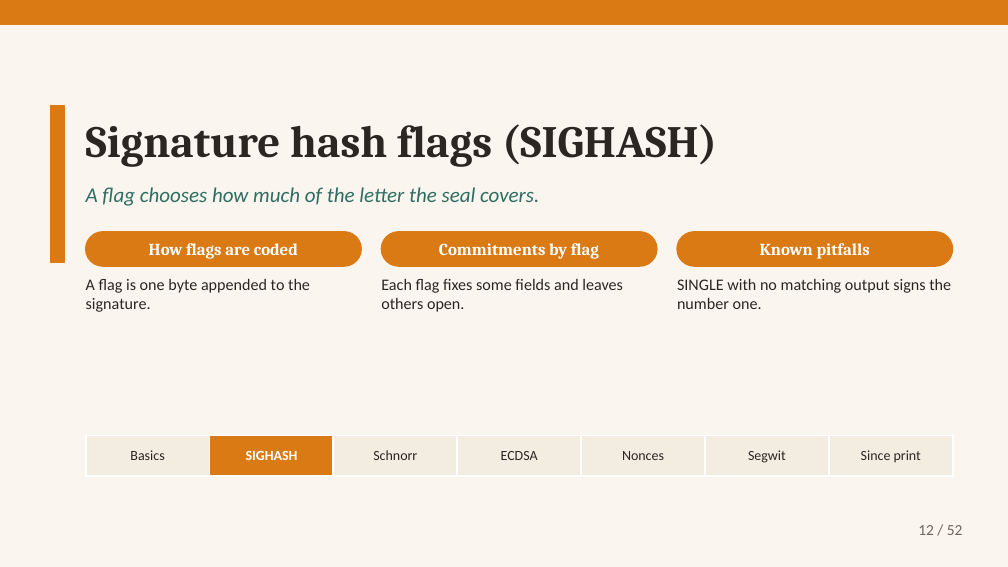
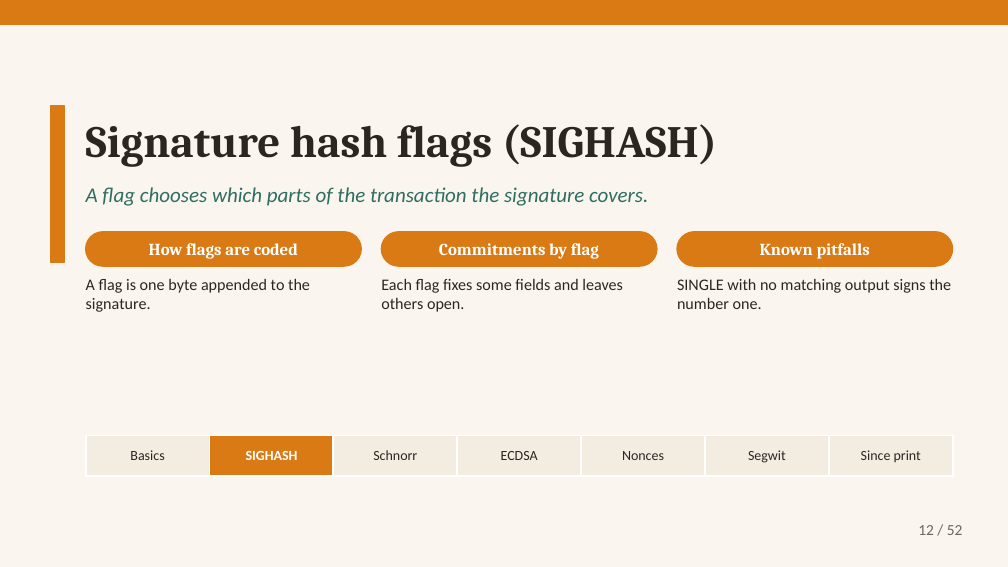
Before and after one commit to altunelyusuf/SEN0401, a slide deck: slide 12 of 03-materials/ch08/SEN0401_Ch08_DigitalSignatures_3e_v2_4_0.pptx. Drawn at 1008x567 pixels with LibreOffice and Linux fonts; fonts in the diff are those of the drawing. Boxes give left, top, right and bottom in pixels: in the first picture for what was removed or moved away, otherwise in the second. Text is boxed around its words. In the diff, an @@ line names an element or a change of style, - is before the commit and + after.

```diff
--- a/03-materials/ch08/SEN0401_Ch08_DigitalSignatures_3e_v2_4_0.pptx
+++ b/03-materials/ch08/SEN0401_Ch08_DigitalSignatures_3e_v2_4_0.pptx
@@ text at (86, 187, 648, 206): text changed @@
-A flag chooses how much of the letter the seal covers.
+A flag chooses which parts of the transaction the signature covers.
```
Also in this commit, not shown: 1 other slide changed, 6 other files.
